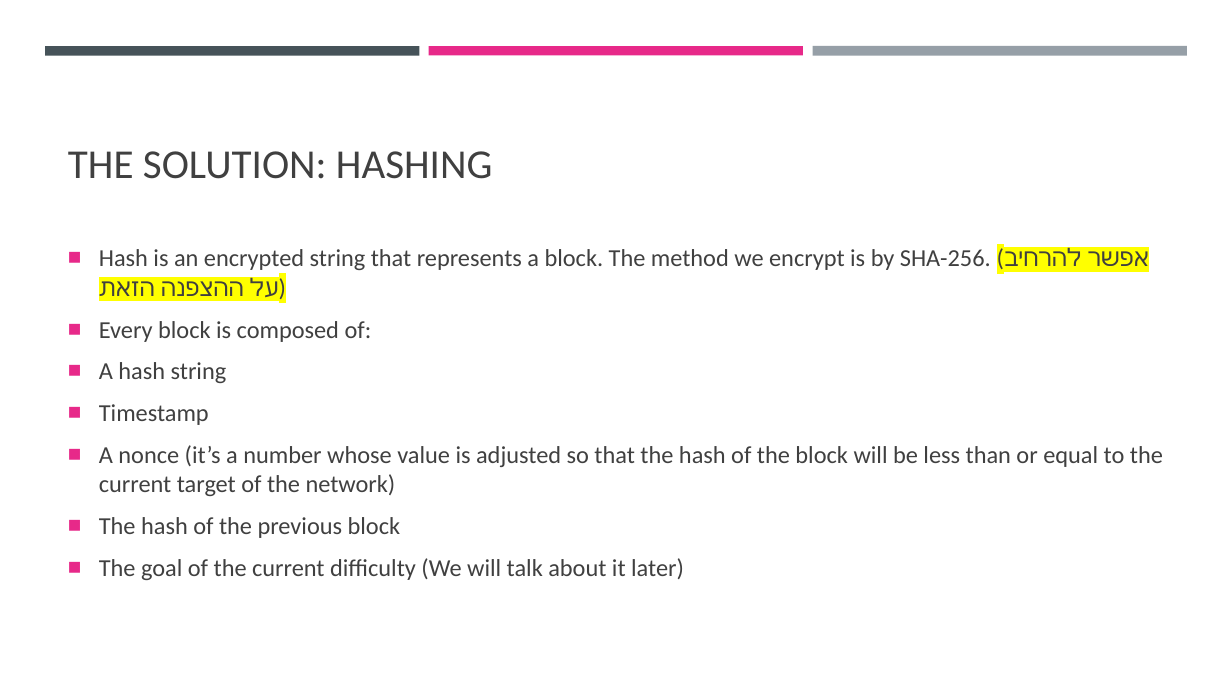
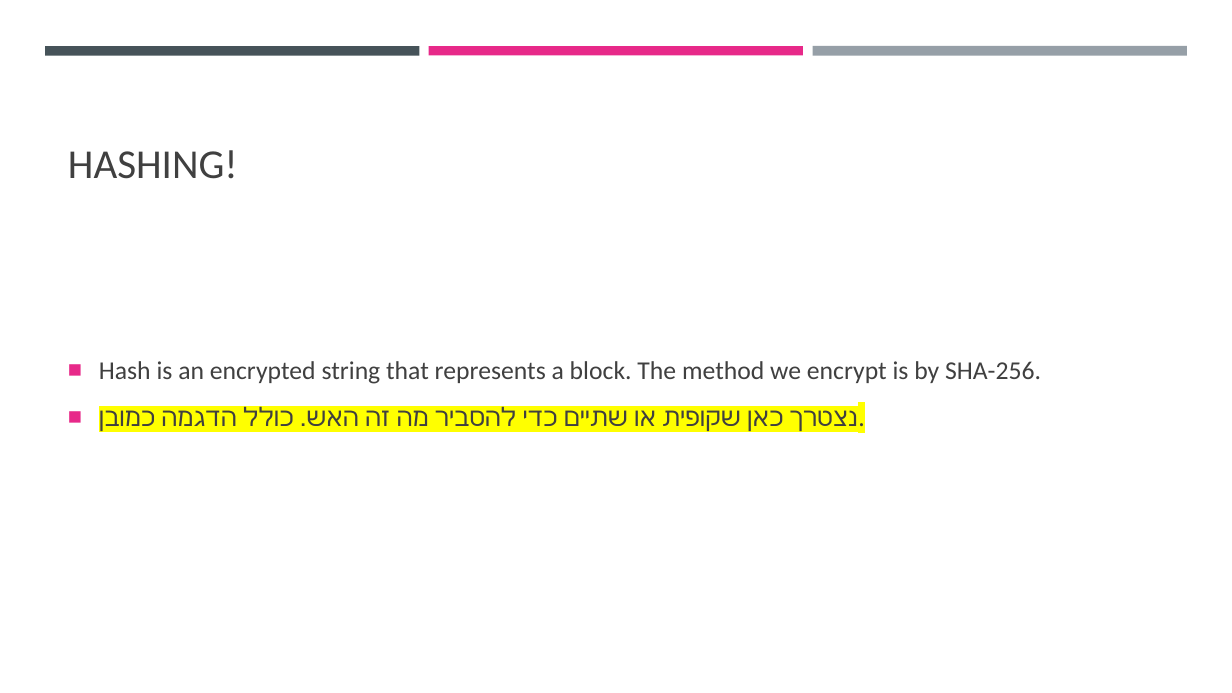
Before and after one commit to cyoni/bitcoin, a slide deck: slide 10 of bitcoin.pptx (slide 7 before the commit). Drawn at 1232x693 pixels with LibreOffice and Linux fonts; fonts in the diff are those of the drawing. Boxes give left, top, right and bottom in pixels: in the first picture for what was removed or moved away, otherwise in the second. Text is boxed around its words. In the diff, an @@ line names an element or a change of style, - is before the commit and + after.

```diff
--- a/bitcoin.pptx
+++ b/bitcoin.pptx
@@ title at (68,150,238,179): text changed @@
-THE SOLUTION: HASHING
+HASHING!
@@ text at (99,361,1041,433): text changed; size 19 to 20 pt @@
-■ Hash is an encrypted string that represents a block. The method we encrypt is by SHA-256. (אפשר להרחיב על ההצפנה הזאת)
-■ Every block is composed of:
-■ A hash string
-■ Timestamp
-■ A nonce (it’s a number whose value is adjusted so that the hash of the block will be less than or equal to the current target of the network)
-■ The hash of the previous block
-■ The goal of the current difficulty (We will talk about it later)
+■ Hash is an encrypted string that represents a block. The method we encrypt is by SHA-256.
+■ נצטרך כאן שקופית או שתיים כדי להסביר מה זה האש. כולל הדגמה כמובן.
```
Also in this commit, not shown: 25 other slides changed, 24 slides added, 3 slides removed.
